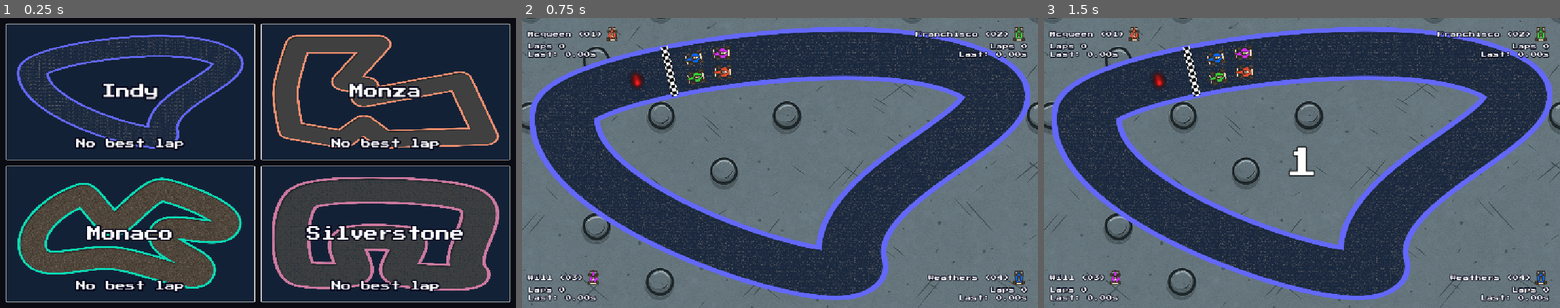
Above: before the commit, frames 1-3 (left to right).
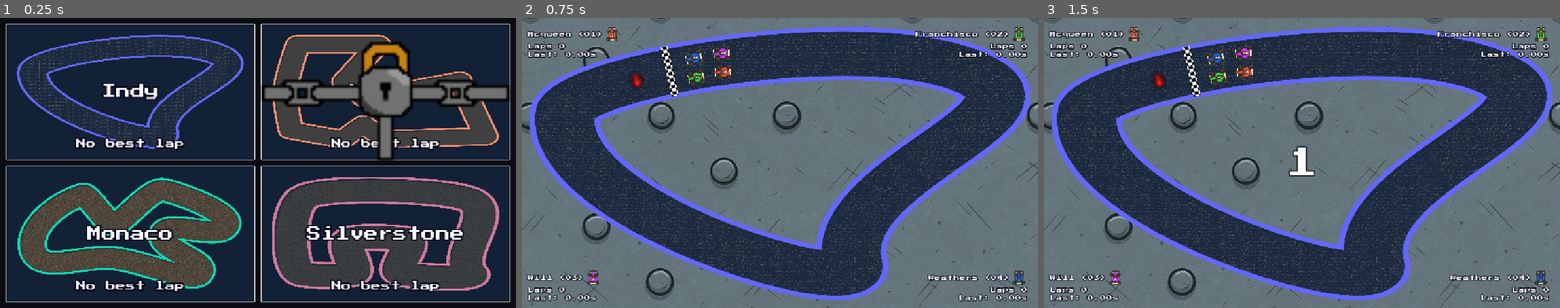
Above: after the commit, the same moments.

Repository: koreem-ahmed/mad-racer
Game: Godot game, scene res://scenes/UI/Levels.tscn
The game is run twice, just before and just after one commit, with the same random seed, the same clock (stepped at 60 frames per second) and the same inputs.
Inputs (mouse positions are in pixels of both pictures, inside the frame that each line leads up to):
- Up to frame 1 (0.25 s): no input
- Up to frame 2 (0.75 s): tap Enter at 0.5 s; move the mouse to (651, 90) at 0.52 s; press the mouse at (651, 90) at 0.53 s; hold Right (ui_right) from 0.53 s (still down)
- Up to frame 3 (1.5 s): tap S (Start) at 1.25, 1.35 s; move the mouse to (1198, 177) at 1.27 s; release Right (ui_right) at 1.28 s; release the mouse at (1198, 177) at 1.28 s; hold Down from 1.28 s (still down)

The runs differ from the first frame. In frame 1, 5.1% of the frame differs, in the area x 50-99%, y 8-50%; in frame 2, nothing differs; in frame 3, nothing differs.

Commit message:
making the lock and recording the pixel are in lapse to this project

Diff:
--- a/scenes/UI/Levels.tscn
+++ b/scenes/UI/Levels.tscn
@@ -7,6 +7,7 @@
 [ext_resource type="Resource" uid="uid://c205hikky83h" path="res://Resources/Monza.tres" id="4_nck0a"]
 [ext_resource type="Resource" uid="uid://bjg3n18fxwfud" path="res://Resources/Monaco.tres" id="5_1ekmj"]
 [ext_resource type="Resource" uid="uid://sah33hwoucro" path="res://Resources/Silverstone.tres" id="6_u45go"]
+[ext_resource type="Texture2D" uid="uid://b5wnwvqam0v1" path="res://assets/levels/Images/Lock.png" id="8_1ekmj"]
 
 [node name="Levels" type="Control" unique_id=925820505]
 layout_mode = 3
@@ -64,3 +65,12 @@
 [node name="Track Selector4" parent="MC/GridContainer" unique_id=1813146578 instance=ExtResource("2_qidnb")]
 layout_mode = 2
 track_info = ExtResource("6_u45go")
+
+[node name="TextureRect" type="TextureRect" parent="." unique_id=1654084183]
+layout_mode = 0
+offset_left = 495.0
+offset_top = -198.0
+offset_right = 623.0
+offset_bottom = -70.0
+scale = Vector2(6, 6)
+texture = ExtResource("8_1ekmj")
Binary file added: assets/levels/Images/Lock.png
Not shown, added: assets/levels/Images/Lock.png.import
